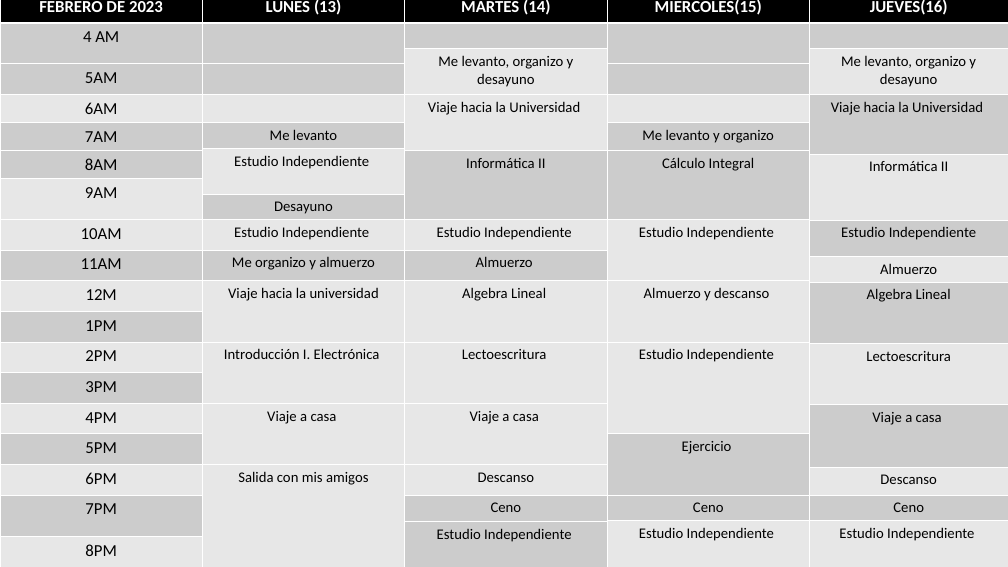
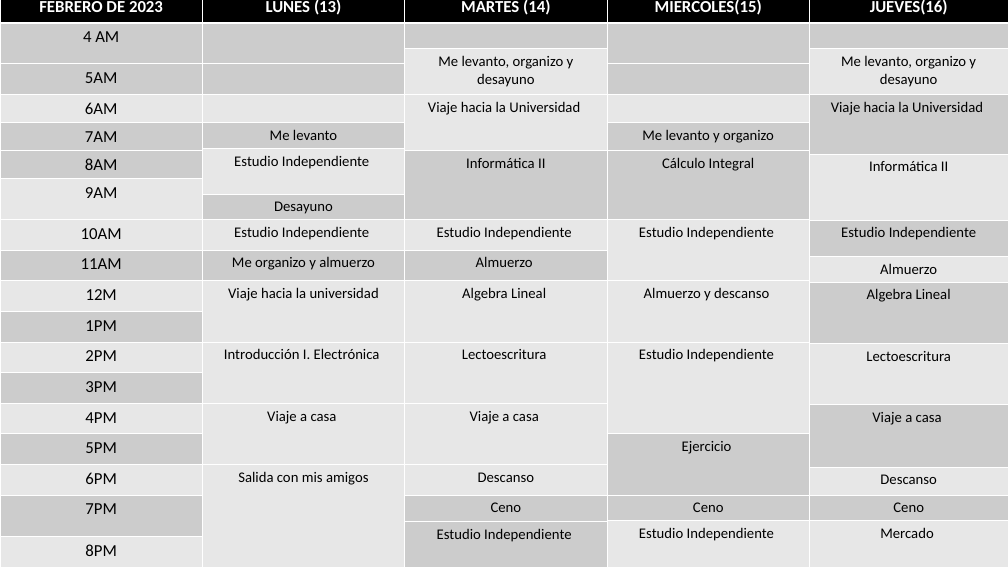
Before and after one commit to AlejandroNaranjoUdeA/Me-programo, a slide deck: slide 1 of ME_PROGRAMO.pptx. Drawn at 1008x567 pixels with LibreOffice and Linux fonts; fonts in the diff are those of the drawing. Boxes give left, top, right and bottom in pixels: in the first picture for what was removed or moved away, otherwise in the second. Text is boxed around its words. In the diff, an @@ line names an element or a change of style, - is before the commit and + after.

```diff
--- a/ME_PROGRAMO.pptx
+++ b/ME_PROGRAMO.pptx
@@ table at <box>810,0,1008,567</box> @@
-row 13, column 1: Estudio Independiente
+row 13, column 1: Mercado
```
Also in this commit, not shown: 1 other slide changed.
